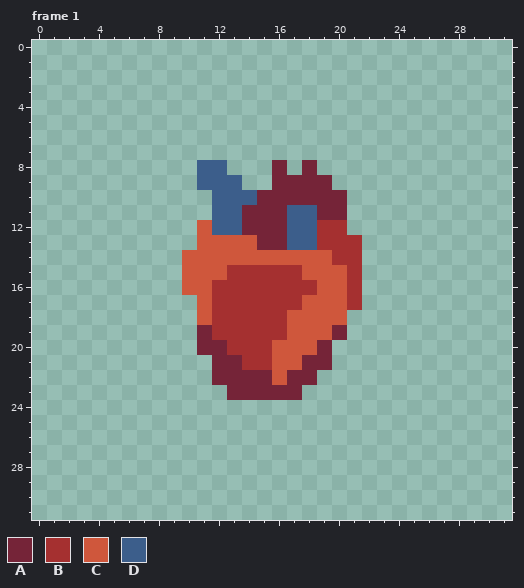
One commit to this pixel-art file: Assets/Sprites/UI/heart_pop.aseprite. This is how it looked before the edit.
32x32 pixels, 7 frames. Shown: frame 1. The commit also changed other frames, which this record leaves out.
Visible layers, top first: "Layer 1", "Layer 2".
Palette (. is transparent): A #752438  B #a53030  C #cf573c  D #3c5e8b
Pixels before, frame 1, first column x 10:
 8 .DD...A.A...
 9 .DDD..AAAA..
10 ..DDDAAAAAA.
11 ..DDAAADDAA.
12 .CDDAAADDBB.
13 .CCCCAADDBBB
14 CCCCCCCCCCBB
15 CCCBBBBBCCCB
16 CCBBBBBBBCCB
17 .CBBBBBBCCCB
18 .CBBBBBCCCC.
19 .ABBBBBCCCA.
20 .AABBBCCCA..
21 ..AABBCCAA..
22 ..AAAACAA...
23 ...AAAAA....
And afterwards:
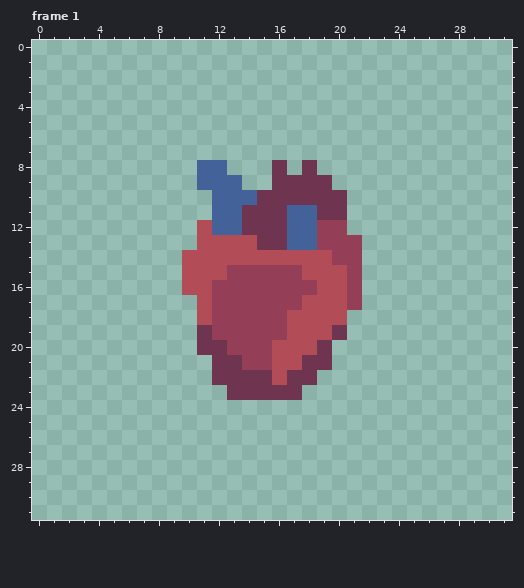
The exact change:
colour A: #752438 -> #6f3450
colour B: #a53030 -> #943f57
colour C: #cf573c -> #b24c57
colour D: #3c5e8b -> #426299
Pixel boxes of the changes (left, top, right, bottom) in both pictures:
changed: (182, 160, 362, 400)
